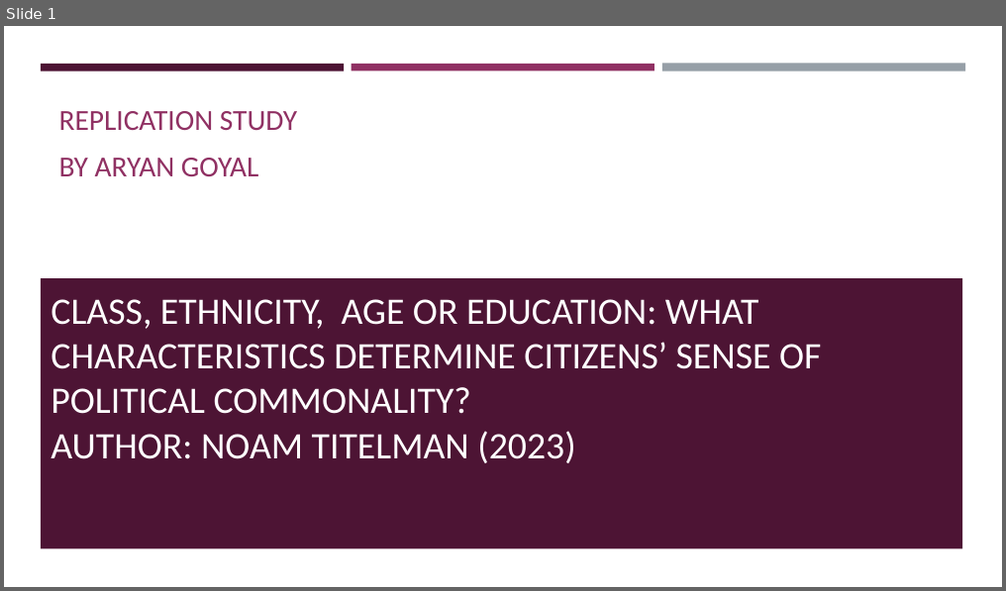
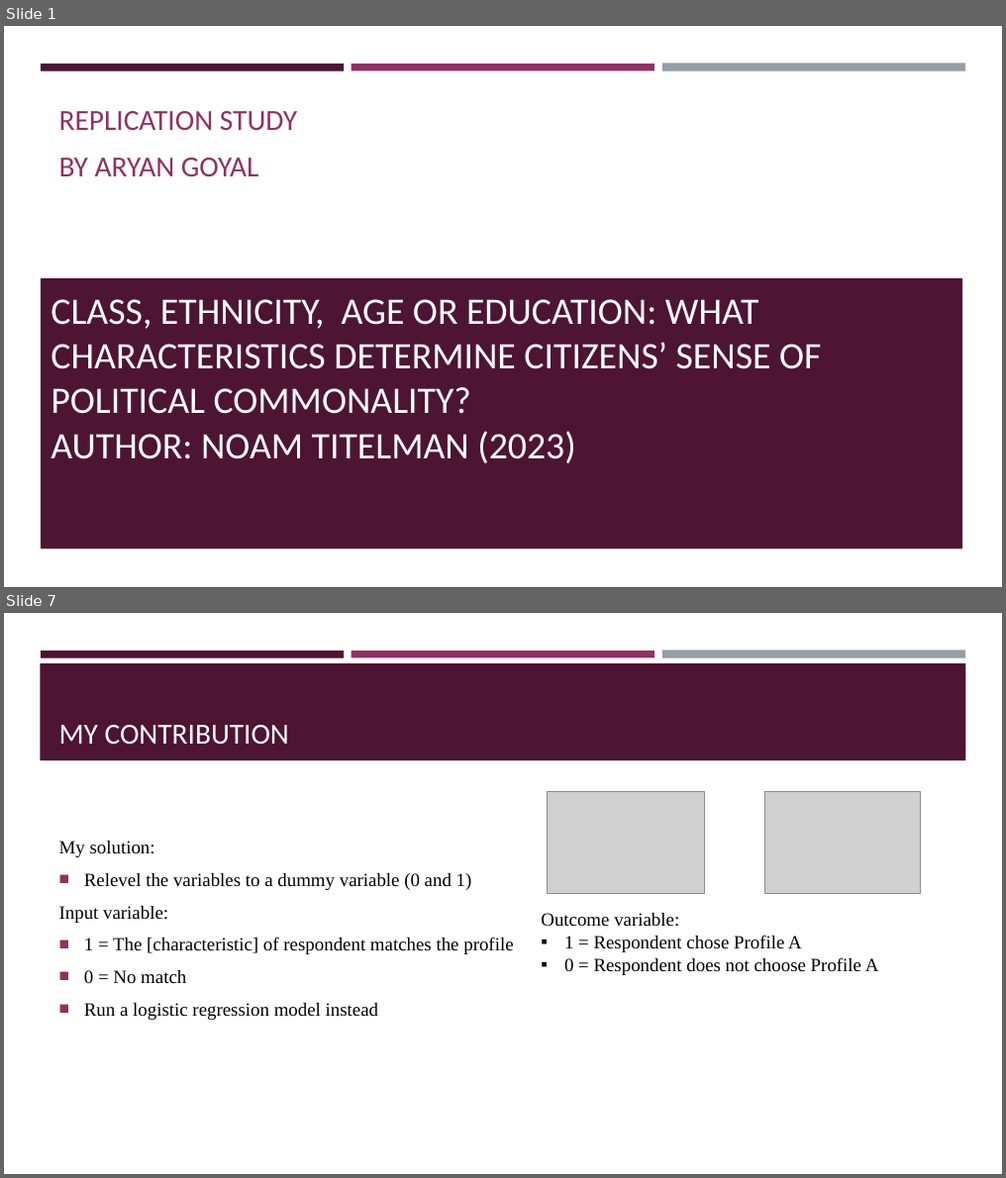
Before and after one commit to KimochiKimchi/StatsII_Spring2024, a slide deck: replication/my_replication/Replication Presentation.pptx. Shown one above the other, each under a label of ours: slide 1 before the commit, slides 1 and 7 after it; the slides between them are not shown. The pictures are 1006x591 and 1006x1178 pixels, drawn with LibreOffice and Linux fonts; fonts in the diff are those of the drawing; grey boxes stand for pictures. Boxes give left, top, right and bottom in pixels: in the first picture for what was removed or moved away, otherwise in the second. Text is boxed around its words. In the diff, an @@ line names an element or a change of style, - is before the commit and + after.

```diff
--- a/replication/my_replication/Replication Presentation.pptx
+++ b/replication/my_replication/Replication Presentation.pptx
@@ slide 7 added at bbox=[4, 613, 1002, 1174], background #FFFFFF; not listed: 3 template elements that a slide beside it also shows @@
@@ rectangle added at bbox=[40, 663, 966, 761], fill #4D1434 @@
@@ title added at bbox=[59, 725, 289, 745], 28 pt, text #FFFFFF @@
+MY CONTRIBUTION
@@ picture added at bbox=[548, 792, 705, 894] @@
@@ picture added at bbox=[765, 792, 921, 894] @@
@@ text added at bbox=[59, 841, 513, 1020], 18 pt, text #000000 @@
+My solution:
+■ Relevel the variables to a dummy variable (0 and 1)
+Input variable:
+■ 1 = The [characteristic] of respondent matches the profile
+■ 0 = No match
+■ Run a logistic regression model instead
@@ text added at bbox=[541, 913, 879, 975], 18 pt, text #000000 @@
+Outcome variable:
+▪ 1 = Respondent chose Profile A
+▪ 0 = Respondent does not choose Profile A
```
Also in this commit, not shown: 7 slides changed, 1 other file.
